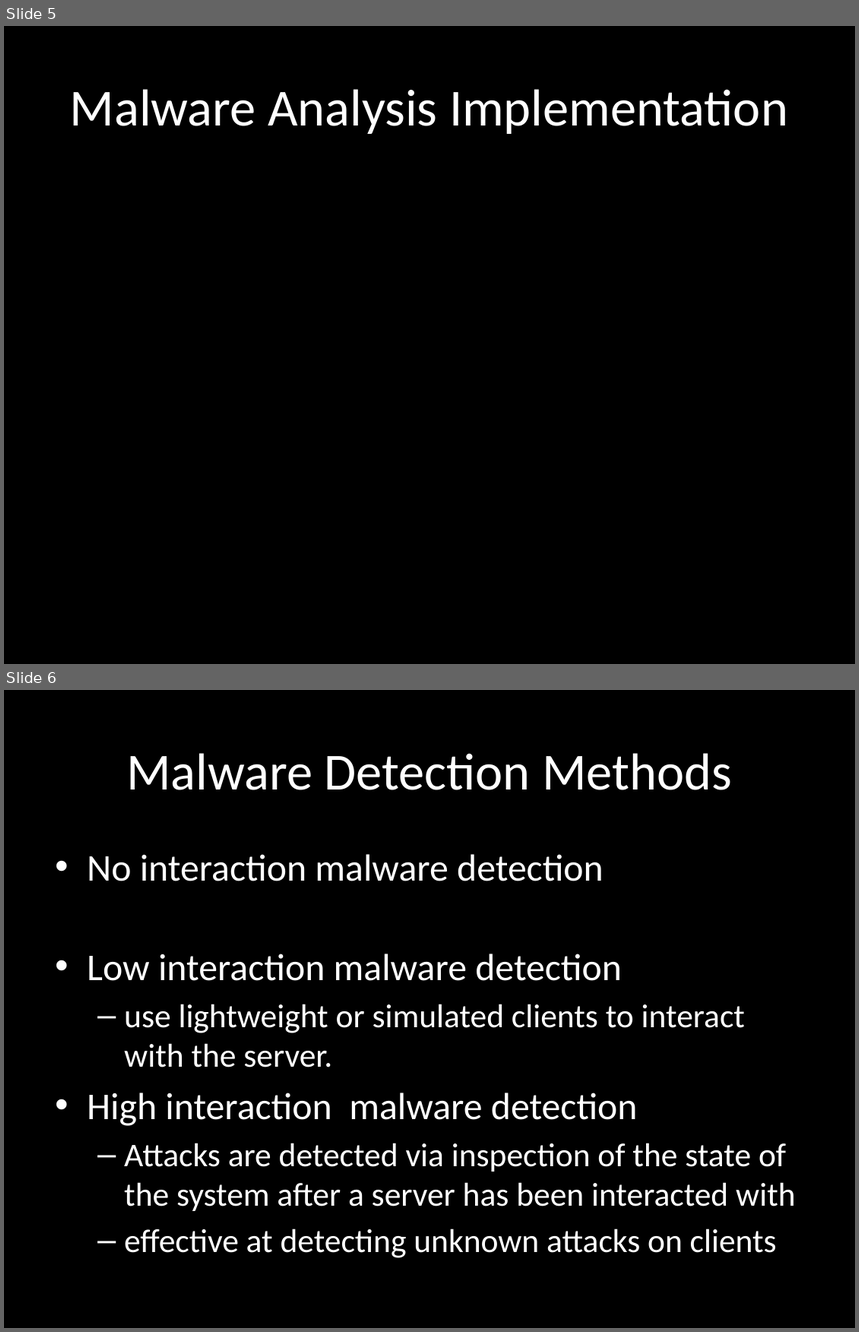
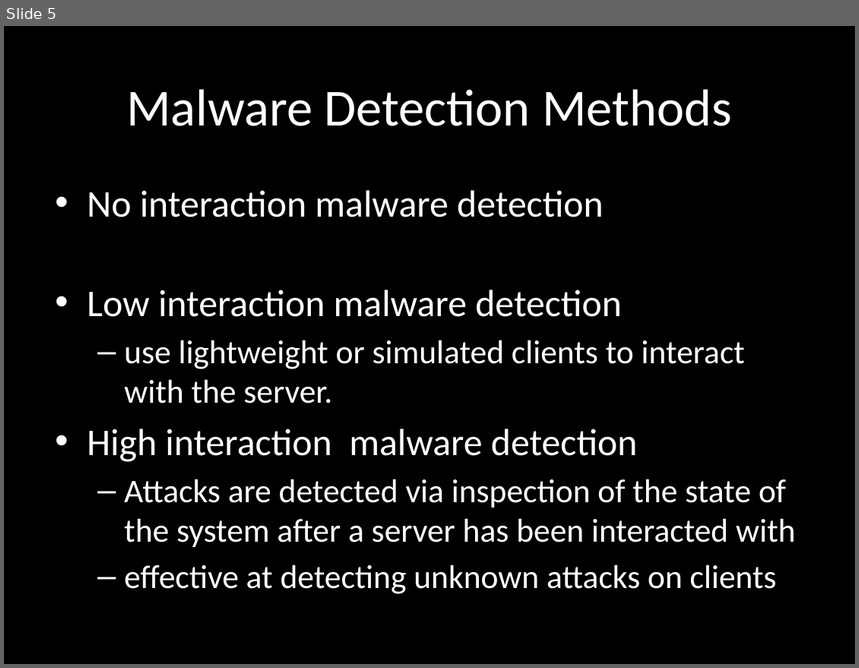
Before and after one commit to chrissorchard/malucrawl, a slide deck: doc/pres2/wk8-progress.pptx. Shown one above the other, each under a label of ours: slides 5 and 6 before the commit, slide 5 after it. The pictures are 859x1332 and 859x668 pixels, drawn with LibreOffice and Linux fonts; fonts in the diff are those of the drawing; background and template pictures are left out. Boxes give left, top, right and bottom in pixels: in the first picture for what was removed or moved away, otherwise in the second. Text is boxed around its words. In the diff, an @@ line names an element or a change of style, - is before the commit and + after.

```diff
--- a/doc/pres2/wk8-progress.pptx
+++ b/doc/pres2/wk8-progress.pptx
@@ slide 5 removed at (4,26,855,664), background picture (left out) @@
@@ title removed at (70,89,788,134) @@
-Malware Analysis Implementation
@@ what was slide 6 is now slide 5 @@
```
Also in this commit, not shown: 2 slides changed, 1 slide added, 1 other slide removed.
